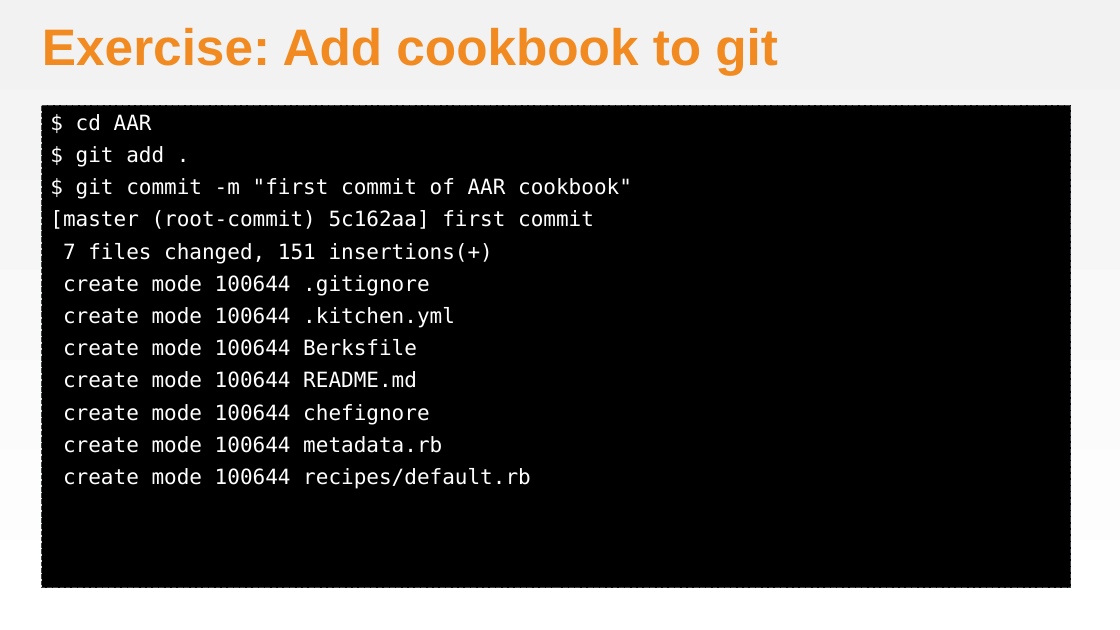
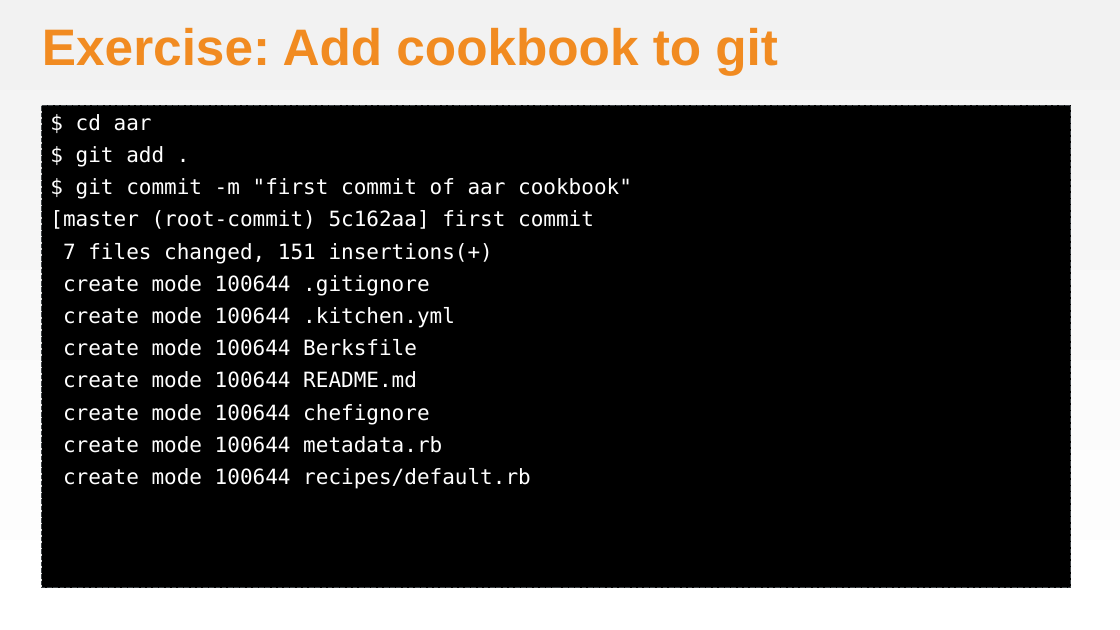
Before and after one commit to chef-training/workshops, a slide deck: slide 21 of Awesome_Appliance_Repair/AwesomeApplicanceRepair.pptx (slide 20 before the commit). Drawn at 1120x630 pixels with LibreOffice and Linux fonts; fonts in the diff are those of the drawing; background and template pictures are left out. Boxes give left, top, right and bottom in pixels: in the first picture for what was removed or moved away, otherwise in the second. Text is boxed around its words. In the diff, an @@ line names an element or a change of style, - is before the commit and + after.

```diff
--- a/Awesome_Appliance_Repair/AwesomeApplicanceRepair.pptx
+++ b/Awesome_Appliance_Repair/AwesomeApplicanceRepair.pptx
@@ text at (x1=76, y1=114, x2=152, y2=131): text changed @@
-$ cd AAR
+$ cd aar
@@ text at (x1=76, y1=178, x2=632, y2=199): text changed @@
-$ git commit -m "first commit of AAR cookbook"
+$ git commit -m "first commit of aar cookbook"
```
Also in this commit, not shown: 3 other slides changed, 1 slide added, 1 other file.
